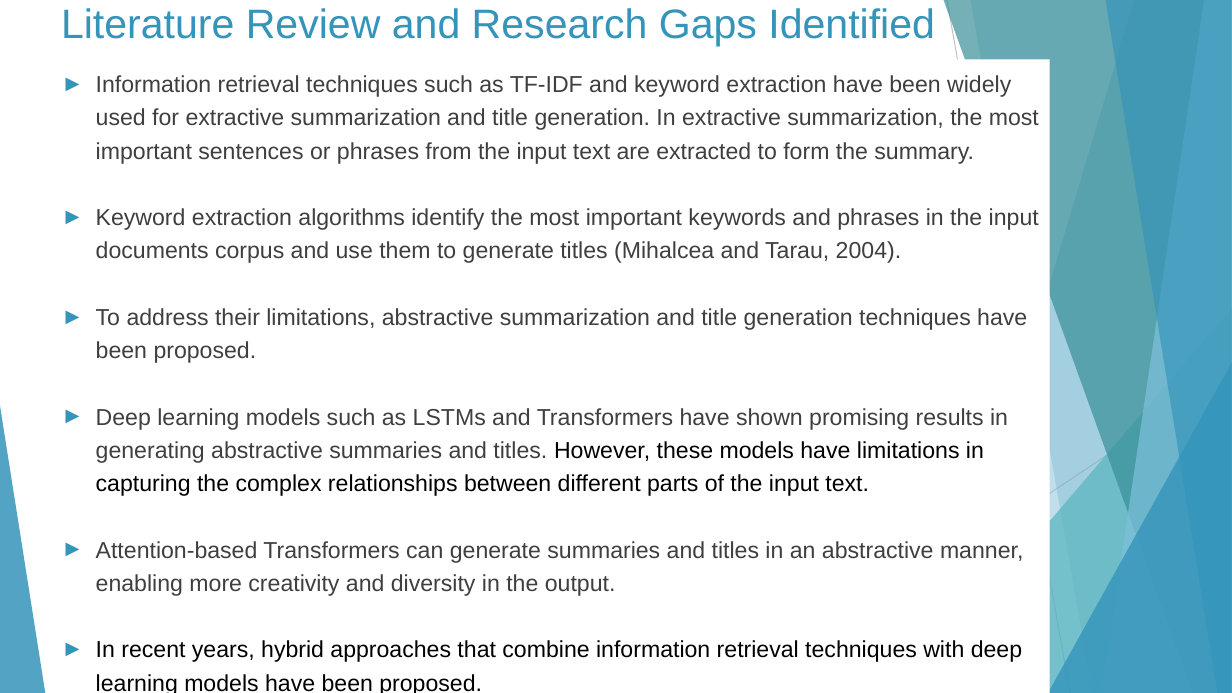
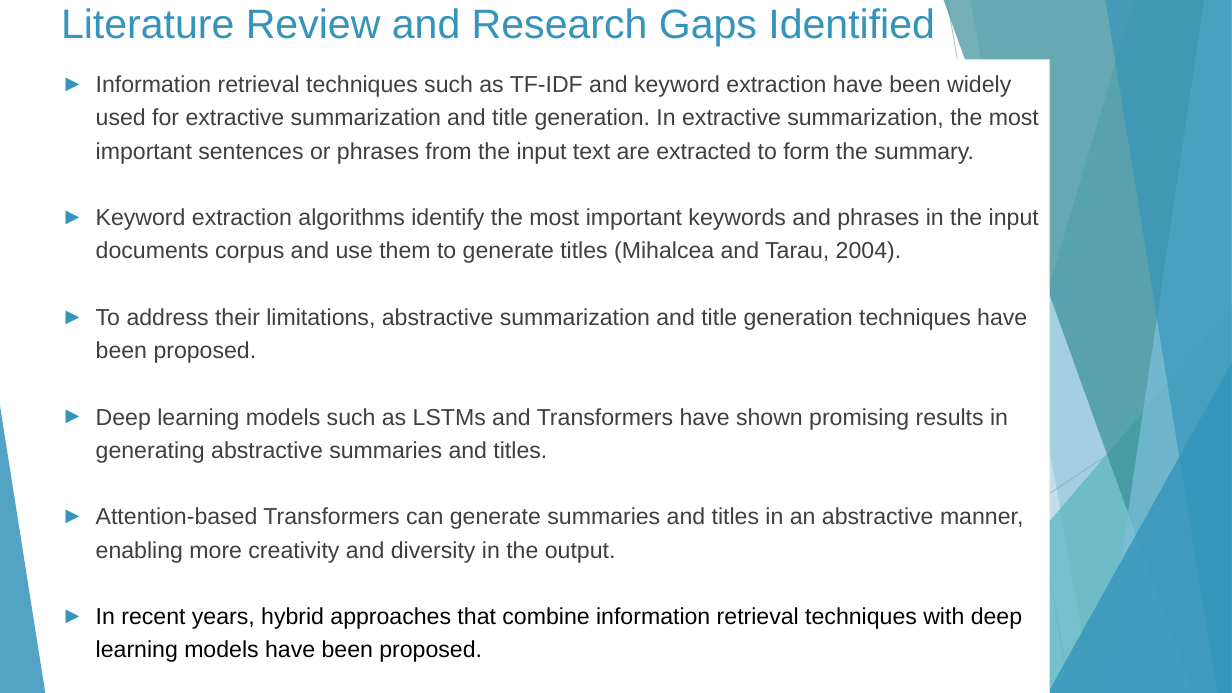
Before and after one commit to rohit19474/CSE508_Winter_IR_Project, a slide deck: slide 6 of 32_Endsem/32_ppt_endsem.pptx. Drawn at 1232x693 pixels with LibreOffice and Linux fonts; fonts in the diff are those of the drawing; background and template pictures are left out. Boxes give left, top, right and bottom in pixels: in the first picture for what was removed or moved away, otherwise in the second. Text is boxed around its words. In the diff, an @@ line names an element or a change of style, - is before the commit and + after.

```diff
--- a/32_Endsem/32_ppt_endsem.pptx
+++ b/32_Endsem/32_ppt_endsem.pptx
@@ text at <box>96,408,1008,463</box>: text changed @@
-► Deep learning models such as LSTMs and Transformers have shown promising results in generating abstractive summaries and titles. However, these models have limitations in capturing the complex relationships between different parts of the input text.
+► Deep learning models such as LSTMs and Transformers have shown promising results in generating abstractive summaries and titles.
```
Also in this commit, not shown: 2 other slides changed, 1 other file.
